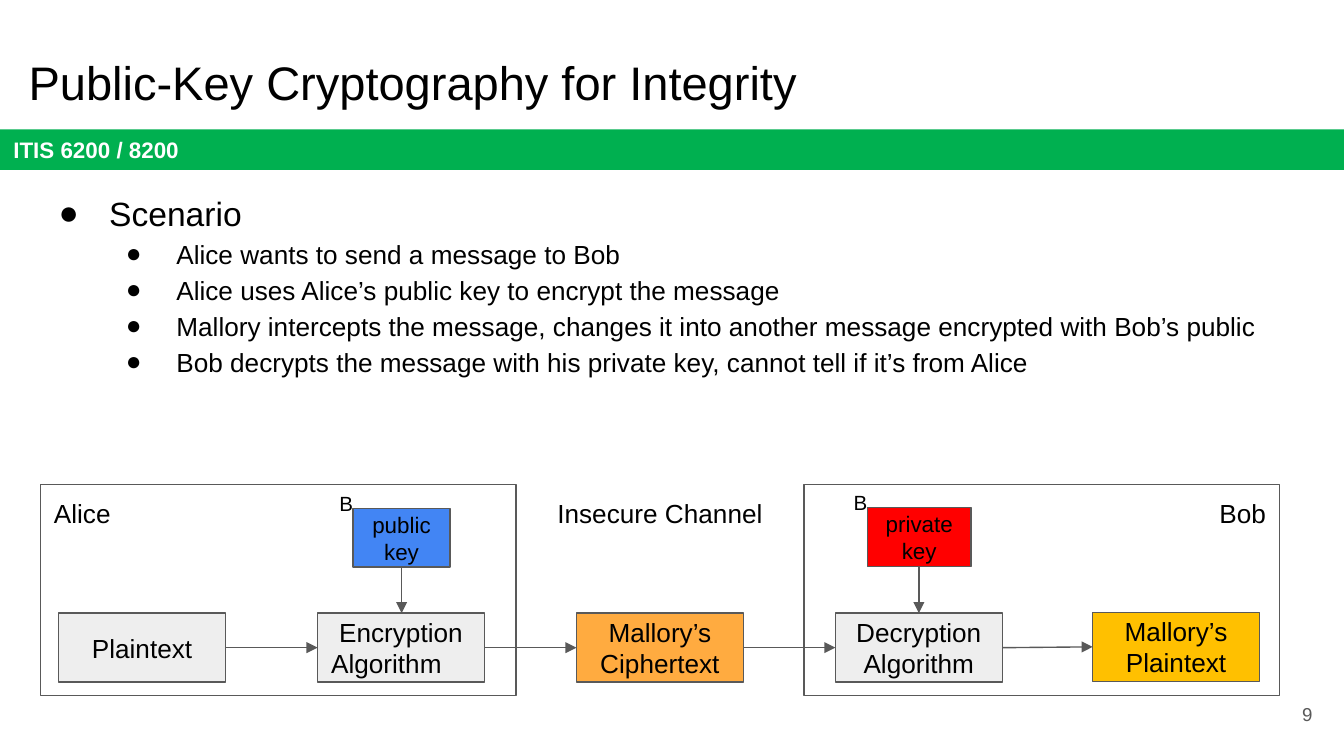
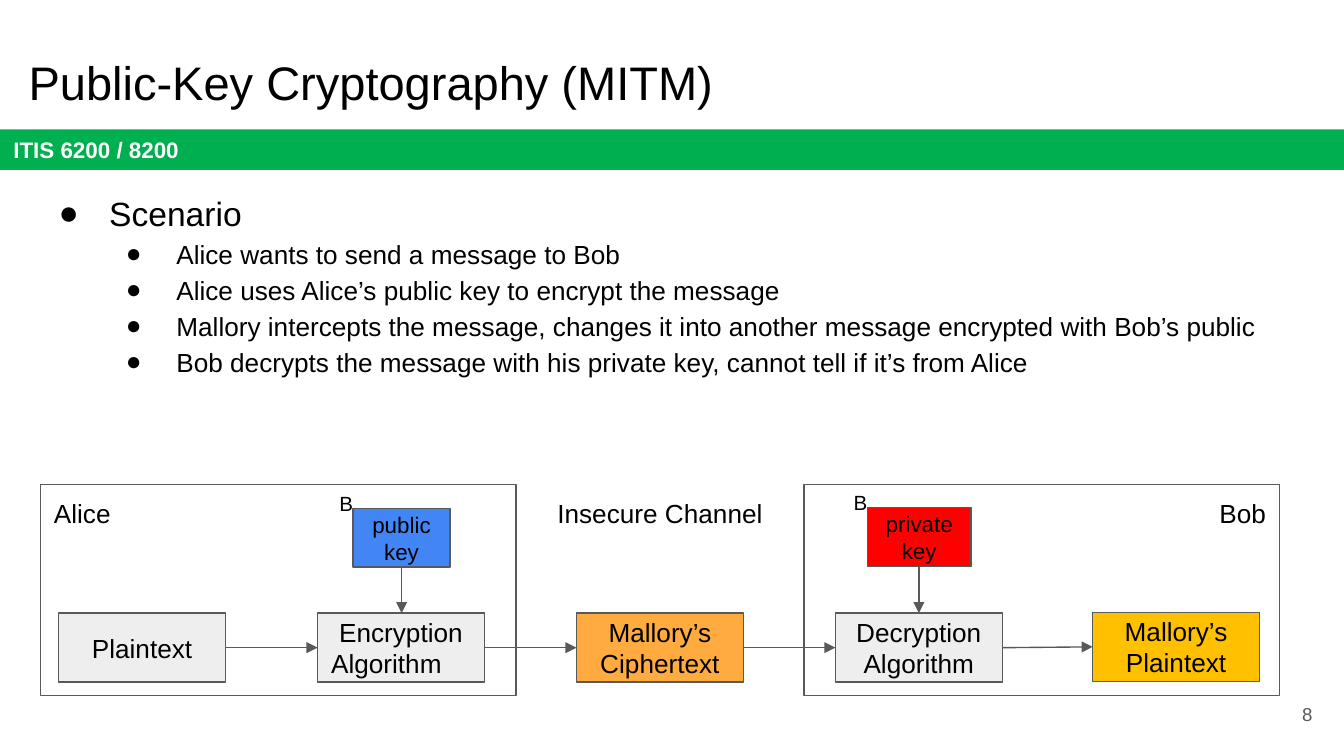
Before and after one commit to jx5c/github.io, a slide deck: slide 8 of teaching/ITIS6200/2023fa/lectures/lec06.pptx (slide 9 before the commit). Drawn at 1344x756 pixels with LibreOffice and Linux fonts; fonts in the diff are those of the drawing. Boxes give left, top, right and bottom in pixels: in the first picture for what was removed or moved away, otherwise in the second. Text is boxed around its words. In the diff, an @@ line names an element or a change of style, - is before the commit and + after.

```diff
--- a/teaching/ITIS6200/2023fa/lectures/lec06.pptx
+++ b/teaching/ITIS6200/2023fa/lectures/lec06.pptx
@@ title at (29, 66, 712, 109): text changed @@
-Public-Key Cryptography for Integrity
+Public-Key Cryptography (MITM)
@@ page number at (1302, 708, 1312, 721): text changed @@
-9
+8
```
Also in this commit, not shown: 1 slide removed, 3 other files.
